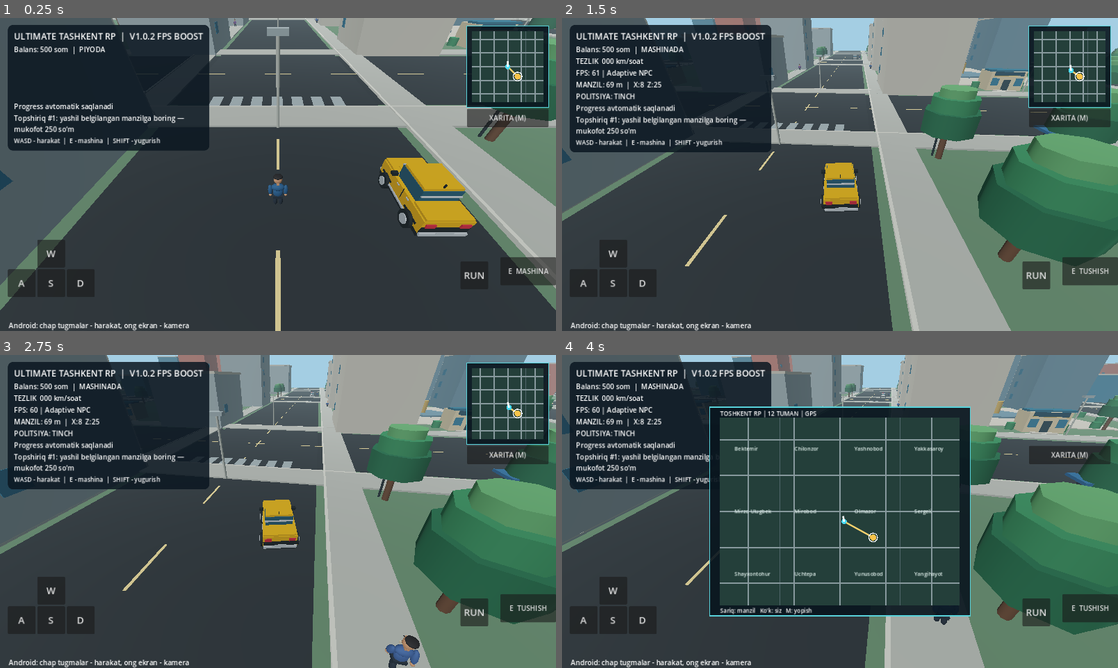
Above: before the commit, frames 1-4 (two rows, left to right).
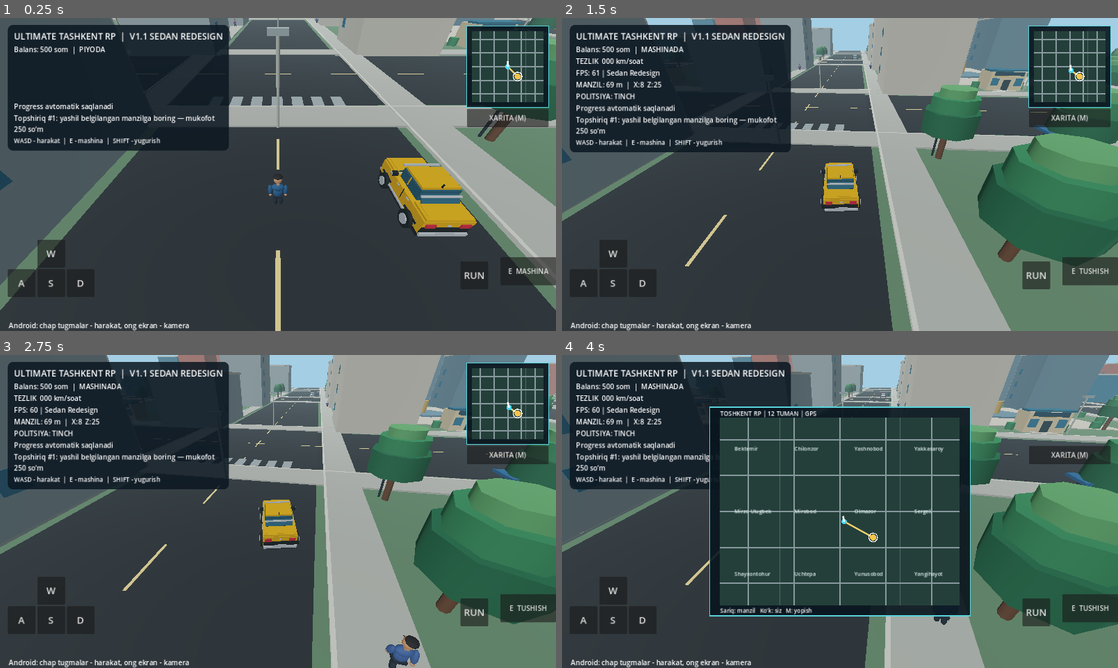
Above: after the commit, the same moments.

Repository: uzumseller500-bot/ultimate-tashkent-rp
Game: Godot game, scene res://scenes/main.tscn
The game is run twice, just before and just after one commit, with the same random seed, the same clock (stepped at 60 frames per second) and the same inputs.
Inputs (mouse positions are in pixels of both pictures, inside the frame that each line leads up to):
- Up to frame 1 (0.25 s): no input
- Up to frame 2 (1.5 s): tap Enter at 0.5 s; move the mouse to (962, 158) at 0.52 s; hold D 0.53-1.25 s; tap E at 0.6 s; click (962, 158) at 0.67 s; drag from (728, 190) to (812, 237) at 1.27 s
- Up to frame 3 (2.75 s): move the mouse to (333, 442) at 2.02 s; hold D from 2.03 s (still down); hold Shift from 2.03 s (still down)
- Up to frame 4 (4 s): release D at 2.75 s; release Shift at 2.75 s; drag from (812, 574) to (673, 464) at 2.77 s; move the mouse to (1006, 558) at 3.52 s; hold A from 3.53 s (still down); tap M at 3.6 s

The runs differ from the first frame. In frame 1, 2.1% of the frame differs, in the area x 2-84%, y 2-67%; in frame 2, 2.0%; in frame 3, 2.0%; in frame 4, 1.0%.

Commit message:
V1.1: redesign sedan silhouettes with angled windshields, side windows, trim and grille details

Diff:
--- a/scripts/main.gd
+++ b/scripts/main.gd
@@ -435,12 +435,19 @@
 	_box(vehicle,"Body",Vector3(0,.20,0),Vector3(2.42,.84,4.75),paint)
 	_box(vehicle,"Bonnet",Vector3(0,.66,-1.6),Vector3(2.25,.15,1.55),paint)
 	_box(vehicle,"Trunk",Vector3(0,.67,1.76),Vector3(2.26,.15,1.13),paint)
-	_box(vehicle,"Cabin",Vector3(0,1.02,.15),Vector3(2.00,.78,2.08),window)
+	# A lower glasshouse with sloping front/rear glazing replaces the square cabin.
+	_box(vehicle,"Cabin",Vector3(0,1.01,.17),Vector3(1.96,.64,1.78),window)
+	var windshield := _box(vehicle,"Angled windshield",Vector3(0,.98,-.86),Vector3(1.92,.055,.85),window)
+	windshield.rotation_degrees.x = -48.0
+	var rear_glass := _box(vehicle,"Angled rear window",Vector3(0,1.02,1.15),Vector3(1.92,.055,.69),window)
+	rear_glass.rotation_degrees.x = 45.0
 	_box(vehicle,"Windshield upper edge",Vector3(0,1.38,-.91),Vector3(1.98,.08,.13),chrome)
 	_box(vehicle,"Windshield lower edge",Vector3(0,.71,-.91),Vector3(2.05,.09,.13),chrome)
 	_box(vehicle,"Rear glass trim",Vector3(0,1.10,1.22),Vector3(2.0,.08,.12),chrome)
-	_box(vehicle,"Roof",Vector3(0,1.47,.16),Vector3(1.94,.15,1.92),paint)
-	_box(vehicle,"Roof antenna",Vector3(0,1.61,1.04),Vector3(.07,.27,.07),tire)
+	_box(vehicle,"Roof",Vector3(0,1.41,.16),Vector3(1.90,.12,1.62),paint)
+	_box(vehicle,"Front hood contour",Vector3(0,.756,-1.69),Vector3(1.92,.035,1.28),paint)
+	_box(vehicle,"Rear trunk contour",Vector3(0,.754,1.75),Vector3(1.98,.035,.91),paint)
+	_box(vehicle,"Roof antenna",Vector3(0,1.56,.94),Vector3(.06,.22,.06),tire)
 	for sx in [-1.0,1.0]:
 		for z in [-1.45,1.45]:
 			var wheel := _cylinder(vehicle,"Wheel",Vector3(sx*1.25,-.33,z),.51,.31,tire)
@@ -448,6 +455,10 @@
 			var rim := _cylinder(vehicle,"Rim",Vector3(sx*1.43,-.33,z),.29,.05,chrome)
 			rim.rotation_degrees.z = 90
 		_box(vehicle,"Side mirror",Vector3(sx*1.31,.83,-.85),Vector3(.33,.19,.28),tire)
+		_box(vehicle,"Side glass front",Vector3(sx*.993,1.08,-.37),Vector3(.025,.42,.64),window)
+		_box(vehicle,"Side glass rear",Vector3(sx*.993,1.08,.53),Vector3(.025,.42,.61),window)
+		_box(vehicle,"Window divider",Vector3(sx*1.007,1.07,.07),Vector3(.037,.53,.06),paint)
+		_box(vehicle,"Mirror glass",Vector3(sx*1.49,.85,-.85),Vector3(.035,.12,.20),chrome)
 		_box(vehicle,"Door handle",Vector3(sx*1.23,.50,-.27),Vector3(.055,.055,.22),chrome)
 		_box(vehicle,"Rear handle",Vector3(sx*1.23,.50,.83),Vector3(.055,.055,.22),chrome)
 		_box(vehicle,"Door separator",Vector3(sx*1.236,.37,.30),Vector3(.025,.66,.035),tire)
@@ -457,6 +468,8 @@
 		_box(vehicle,"Front light",Vector3(sx*.83,.36,-2.41),Vector3(.48,.22,.07),_mat(Color("f7eed4")))
 		_box(vehicle,"Rear light",Vector3(sx*.83,.36,2.42),Vector3(.46,.22,.07),red)
 	_box(vehicle,"Front grille",Vector3(0,.23,-2.45),Vector3(1.04,.26,.09),tire)
+	_box(vehicle,"Grille chrome line",Vector3(0,.28,-2.505),Vector3(.91,.035,.018),chrome)
+	_box(vehicle,"Rear boot badge",Vector3(0,.43,2.445),Vector3(.17,.10,.035),chrome)
 	_box(vehicle,"Front number plate",Vector3(0,-.08,-2.54),Vector3(.84,.18,.04),chrome)
 	_box(vehicle,"Rear number plate",Vector3(0,-.07,2.52),Vector3(.84,.18,.04),chrome)
 	_box(vehicle,"Hood detail",Vector3(0,.755,-1.35),Vector3(1.45,.025,.65),paint)
@@ -532,7 +545,7 @@
 	var labels := VBoxContainer.new()
 	top.add_child(labels)
 	var title := Label.new()
-	title.text = "ULTIMATE TASHKENT RP  |  V1.0.2 FPS BOOST"
+	title.text = "ULTIMATE TASHKENT RP  |  V1.1 SEDAN REDESIGN"
 	title.add_theme_font_size_override("font_size",20)
 	labels.add_child(title)
 	coins_label = Label.new()
@@ -700,7 +713,7 @@
 		if speed_label:
 			speed_label.text = "TEZLIK  %03d km/soat" % int(absf(car_velocity)*5.0) if car_mode else "PIYODA  •  WASD"
 		if fps_label:
-			fps_label.text = "FPS: %d | Adaptive NPC" % Engine.get_frames_per_second()
+			fps_label.text = "FPS: %d | Sedan Redesign" % Engine.get_frames_per_second()
 		if navigation_label:
 			var focus_position: Vector3 = car.global_position if car_mode else player.global_position
 			var meters := int(focus_position.distance_to(mission_target))
